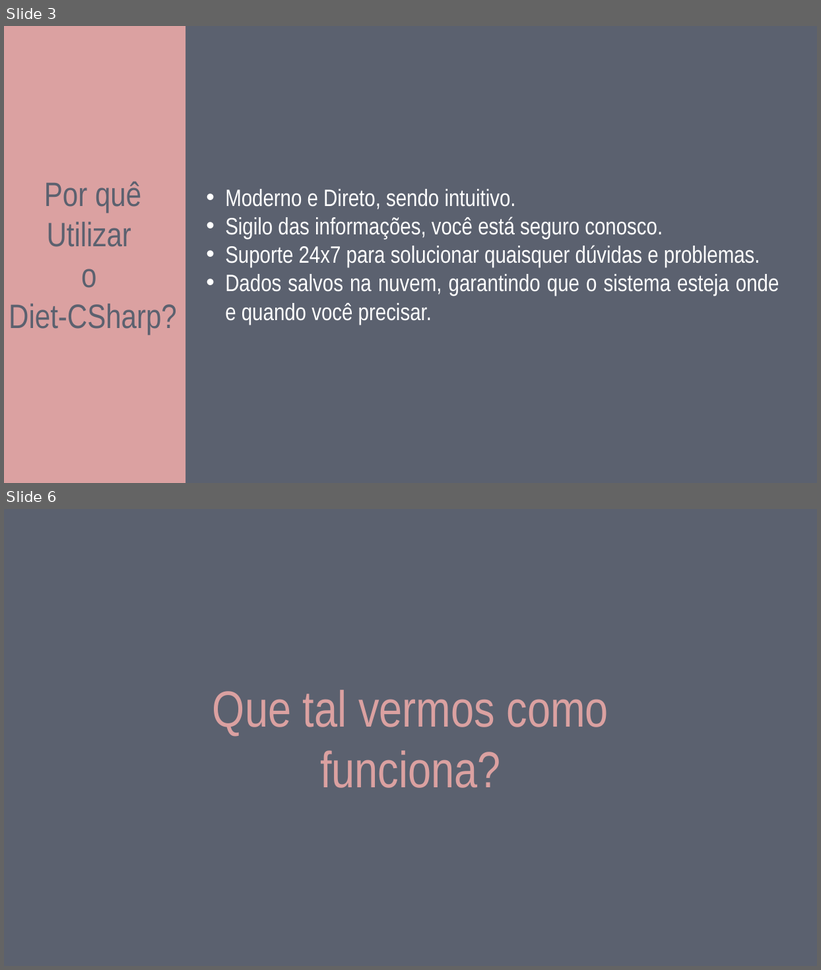
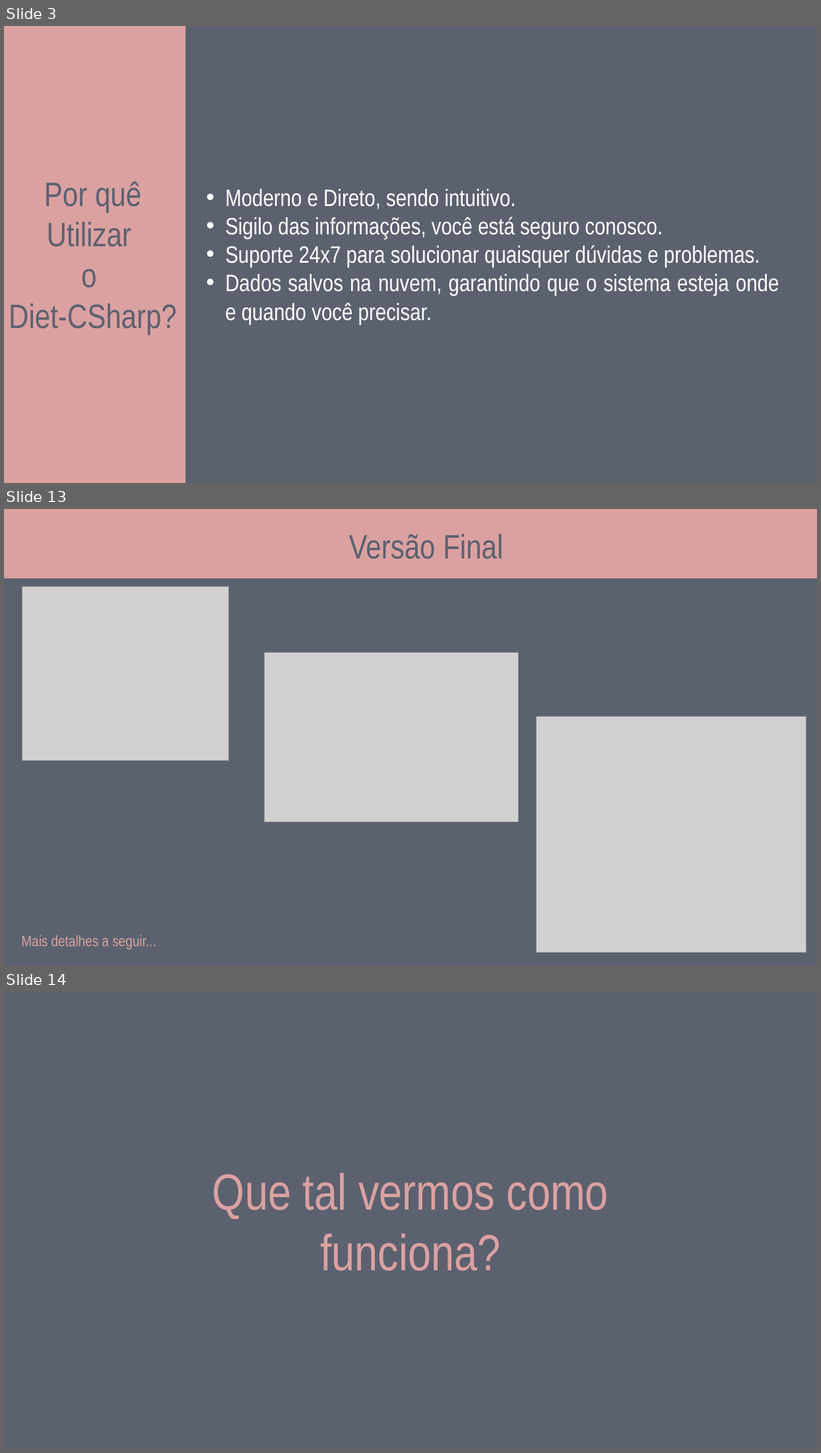
Before and after one commit to caiobarretta/Diet-CSharp, a slide deck: doc/IFSP/Diet-csharp.pptx. Shown one above the other, each under a label of ours: slides 3 and 6 before the commit, slides 3, 13 and 14 after it; the slides between them are not shown. The pictures are 821x970 and 821x1453 pixels, drawn with LibreOffice and Linux fonts; fonts in the diff are those of the drawing; grey boxes stand for pictures. Boxes give left, top, right and bottom in pixels: in the first picture for what was removed or moved away, otherwise in the second. Text is boxed around its words. In the diff, an @@ line names an element or a change of style, - is before the commit and + after.

Commit message:
Apresentação V2 e Versão de PDF

```diff
--- a/doc/IFSP/Diet-csharp.pptx
+++ b/doc/IFSP/Diet-csharp.pptx
@@ slide 13 added at (4,509,817,966), background #5B616F @@
@@ rectangle added at (4,509,817,578), fill #DBA1A1 @@
@@ text added at (349,534,503,559), 40 pt, text #5B616F @@
+Versão Final
@@ picture added at (22,586,228,760) @@
@@ picture added at (265,653,519,823) @@
@@ picture added at (536,716,806,953) @@
@@ text added at (21,935,156,950), 18 pt, text #DBA1A1 @@
+Mais detalhes a seguir...
@@ what was slide 6 is now slide 14 @@
```
Also in this commit, not shown: 2 slides changed, 7 other slides added, 1 other file.
